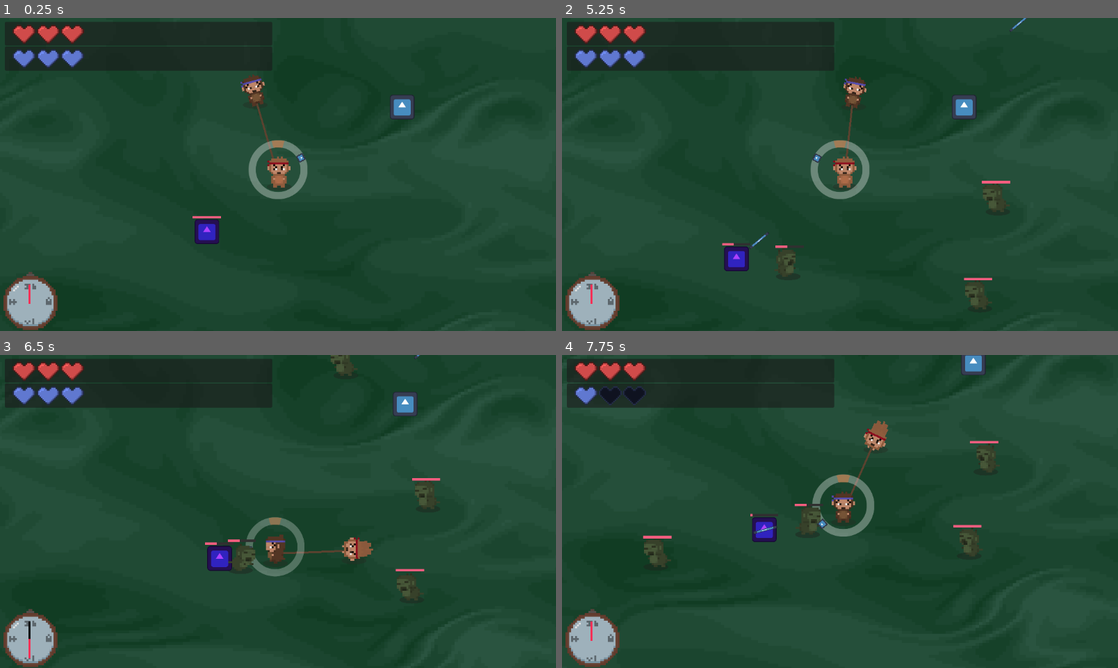
Above: before the commit, frames 1-4 (two rows, left to right).
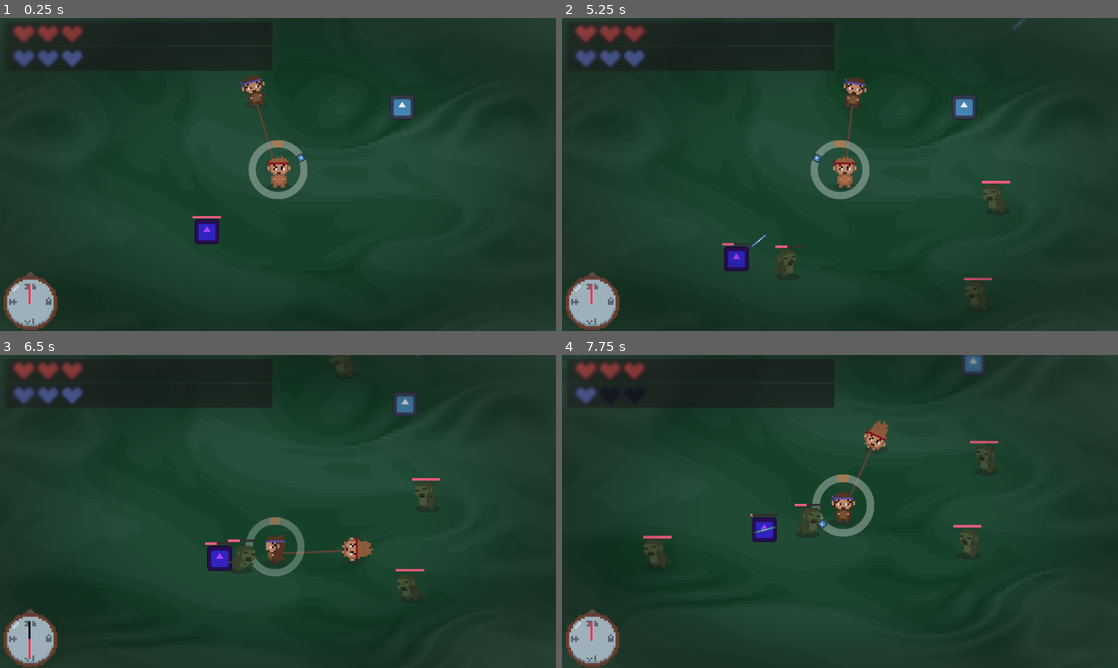
Above: after the commit, the same moments.

Repository: arrowira/cookiejam4
Game: Godot game, scene res://scenes/main.tscn
Same seed, same stepped clock (60 frames per second), same inputs: the game is played once before the commit and once after it. The engine's default icon, where the game draws it, is replaced by a stand-in: a white triangle on a blue panel in a dark square.
Inputs (mouse positions are in pixels of both pictures, inside the frame that each line leads up to):
- Up to frame 1 (0.25 s): no input
- Up to frame 2 (5.25 s): move the mouse to (962, 158) at 0.52 s; tap C (c) at 0.6, 2.3, 2.85, 4.55 s; tap E (e) at 0.8, 1.35, 3.05, 4.35 s; move the mouse to (728, 190) at 1.27 s; tap X (x) at 1.55, 2.1, 3.8 s; move the mouse to (895, 105) at 2.02 s; move the mouse to (812, 237) at 2.77 s; move the mouse to (1006, 221) at 3.52 s; click (1006, 221) at 3.6 s; move the mouse to (673, 127) at 4.27 s; move the mouse to (867, 174) at 5.02 s; tap K (k) at 5.1 s
- Up to frame 3 (6.5 s): tap E (e) at 5.3 s; move the mouse to (194, 433) at 5.77 s; tap Space (space) at 5.85 s; tap X (x) at 6.05 s
- Up to frame 4 (7.75 s): move the mouse to (962, 495) at 6.52 s; tap X (x) at 6.6 s; tap C (c) at 6.8, 7.35 s; move the mouse to (728, 527) at 7.27 s; tap E (e) at 7.55 s

The runs differ from the first frame. In frame 1, 0.9% of the frame differs, in the area x 0-100%, y 0-100%; in frame 2, 0.9%; in frame 3, 1.3%; in frame 4, 1.3%.

Commit message:
vignette shader

Diff:
--- a/cookie-jam-4/scenes/player.tscn
+++ b/cookie-jam-4/scenes/player.tscn
@@ -10,6 +10,14 @@
 [ext_resource type="Texture2D" uid="uid://s6ot3txl5eev" path="res://sprites/stopwatch-1.png.png" id="7_smehm"]
 [ext_resource type="Script" uid="uid://cphvcx66sloj6" path="res://scripts/stopwatch.gd" id="7_y4r1p"]
 [ext_resource type="Texture2D" uid="uid://c46siv2ekw3n5" path="res://sprites/whitesquare-1.png.png" id="9_d2wvv"]
+[ext_resource type="Shader" uid="uid://qg51gb6agxdq" path="res://vignette.gdshader" id="10_d2wvv"]
+
+[sub_resource type="ShaderMaterial" id="ShaderMaterial_3v2ag"]
+shader = ExtResource("10_d2wvv")
+shader_parameter/blur_radius = 0.37200001767
+shader_parameter/blur_amount = 1.9200000912
+shader_parameter/blur_inner = 0.6
+shader_parameter/blur_outer = 0.66
 
 [node name="player" type="Node2D"]
 script = ExtResource("1_qhqgy")
@@ -109,6 +117,20 @@
 offset_bottom = 630.0
 script = ExtResource("7_y4r1p")
 
+[node name="vignette" type="ColorRect" parent="hud/stopwatch"]
+material = SubResource("ShaderMaterial_3v2ag")
+layout_mode = 1
+anchors_preset = 15
+anchor_right = 1.0
+anchor_bottom = 1.0
+offset_left = -62.0
+offset_top = -592.0
+offset_right = 1056.0
+offset_bottom = 30.0
+grow_horizontal = 2
+grow_vertical = 2
+mouse_filter = 2
+
 [node name="Stopwatch1_png" type="Sprite2D" parent="hud/stopwatch"]
 texture_filter = 1
 position = Vector2(2, -8)
--- /dev/null
+++ b/cookie-jam-4/vignette.gdshader
@@ -0,0 +1,34 @@
+shader_type canvas_item;
+
+uniform sampler2D screen_texture: hint_screen_texture, repeat_disable, filter_linear_mipmap;
+uniform float blur_radius : hint_range(0, 1) = 0.2; // Radius of the blur effect
+uniform float blur_amount : hint_range(0, 5) = 1.0; // Strength of the blur effect
+uniform float blur_inner : hint_range(0, 1) = 0.6; // Inner edge of the blur effect
+uniform float blur_outer : hint_range(0, 1) = 0.66; // Outer edge of the blur effect
+
+void fragment() {
+    // Original color of the pixel from the screen
+    vec4 pixelColor = texture(screen_texture, UV);
+
+    // Color with blur effect from the screen
+    vec4 blurColor = textureLod(screen_texture, SCREEN_UV, blur_amount);
+
+    // Calculate distance from the center of the screen
+    float distance = length(UV - vec2(0.5, 0.5));
+
+    // Apply smoothstep function to control transition between areas
+    float blur = smoothstep(blur_inner - blur_radius, blur_outer, distance);
+
+    // Mix colors of the blur effect and the original color based on the smoothstep value
+    pixelColor.rgb = mix(blurColor.rgb, COLOR.rgb, -blur);
+
+    // Set the alpha component of the blur effect to the smoothstep value
+    blurColor.a = blur;
+
+    // Mix colors of the blur effect with white for an additional effect
+    blurColor.rgb = mix(blurColor.rgb, vec3(1.0), 0.1);
+
+	blurColor.rgb *= distance;
+    // Set the final color to the modified color of the blur effect
+    COLOR = blurColor;
+}
Not shown: 1 places in cookie-jam-4/scenes/player.tscn that only renumber resources
Not shown, added: cookie-jam-4/vignette.gdshader.uid
